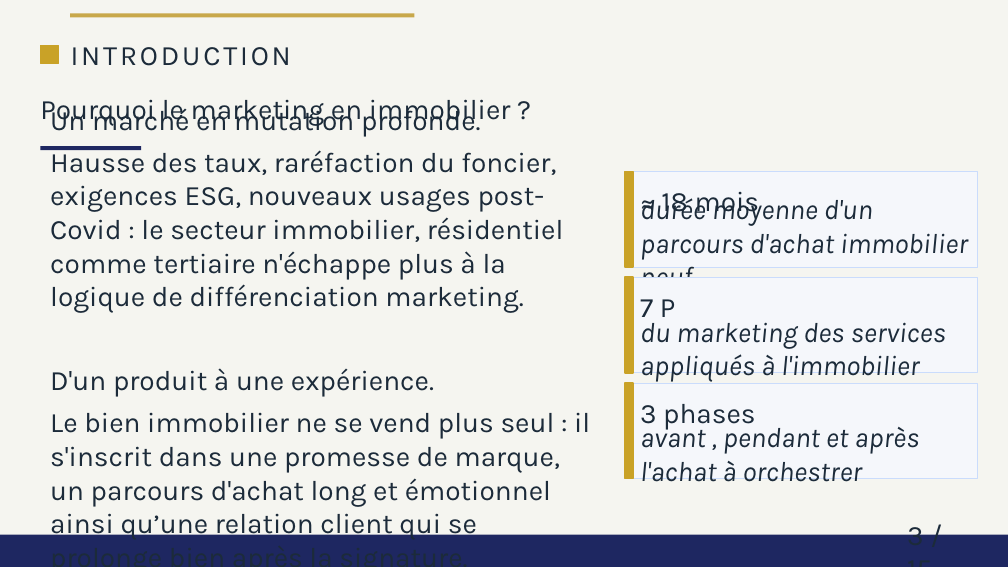
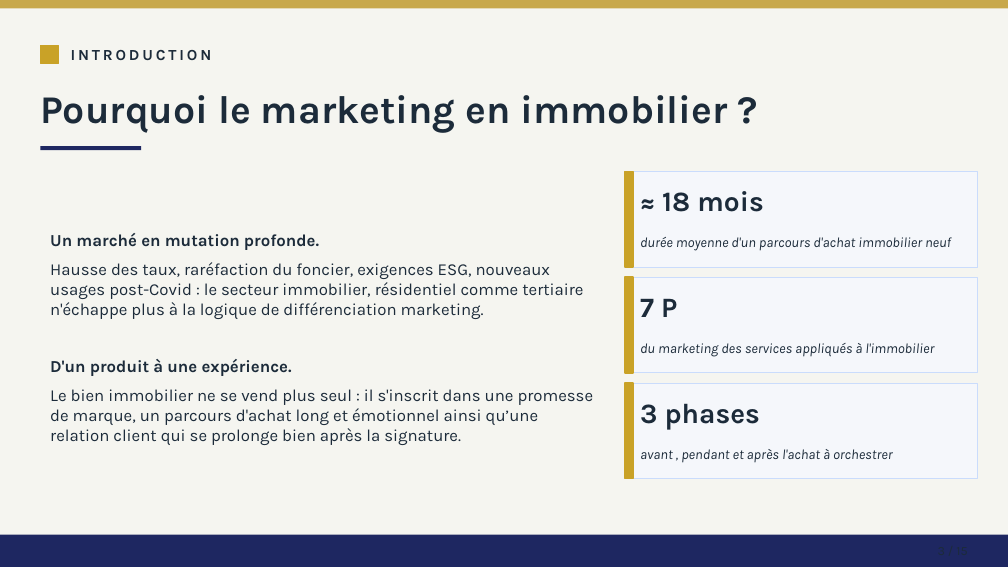
Before and after one commit to matisselebretonmatisselebreton-arch/salut, a slide deck: slide 3 of output/Devoir N°2_redesigned.pptx. Drawn at 1008x567 pixels with LibreOffice and Linux fonts; fonts in the diff are those of the drawing. Boxes give left, top, right and bottom in pixels: in the first picture for what was removed or moved away, otherwise in the second. Text is boxed around its words. In the diff, an @@ line names an element or a change of style, - is before the commit and + after.

```diff
--- a/output/Devoir N°2_redesigned.pptx
+++ b/output/Devoir N°2_redesigned.pptx
@@ rectangle: place and size @@
-rectangle at [71, 13, 414, 17]
+rectangle at [0, 0, 1008, 8]
@@ text "INTRODUCTION" at [71, 50, 212, 60]: size 20 to 11 pt, bold on @@
@@ text "Pourquoi le marketing en immobilier ..." at [40, 95, 728, 133]: size 20 to 28 pt, bold on @@
@@ text "Un marché en mutation profonde." at [50, 233, 594, 445]: size 20 to 12 pt; bold on in "Un marché en mutation profonde.", "D'un produit à une expérience." @@
@@ bold on in 3 elements at [662, 191, 763, 212], [640, 299, 677, 317], [640, 403, 760, 430] @@
@@ size 20 to 10 pt in 3 elements at [640, 237, 951, 251], [640, 343, 934, 357], [640, 449, 893, 463] @@
@@ text removed at [907, 519, 924, 535] @@
-3 / 15
```
Also in this commit, not shown: 14 other slides changed, 1 other file.
